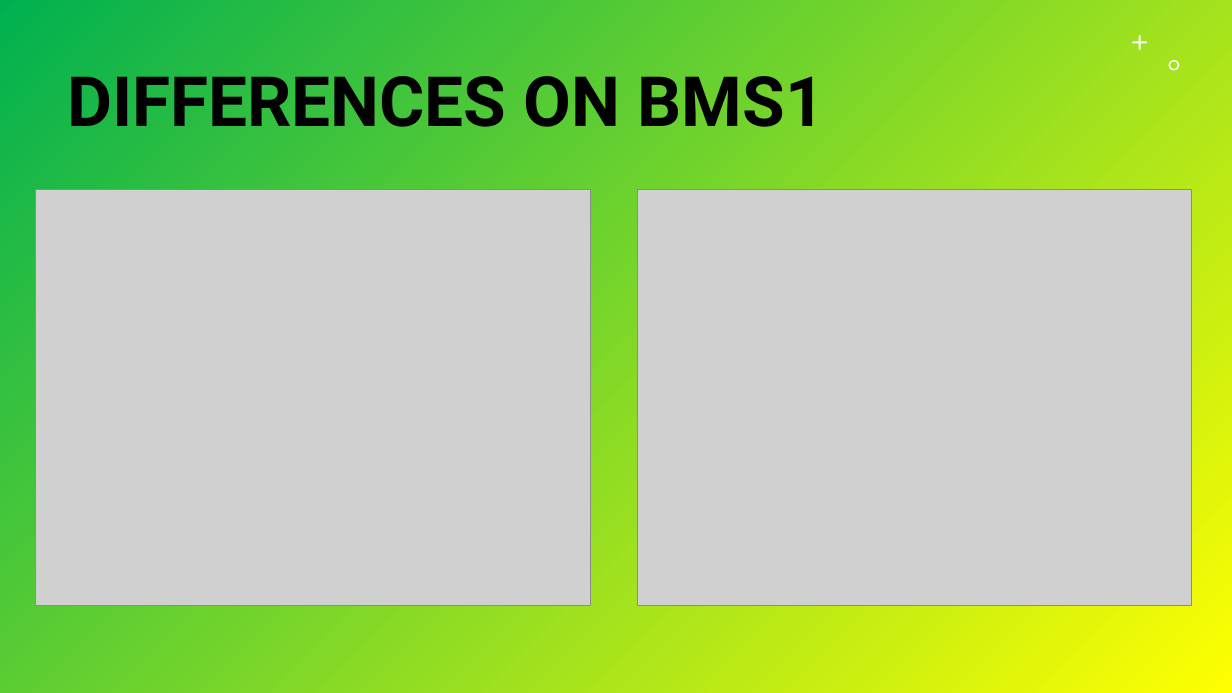
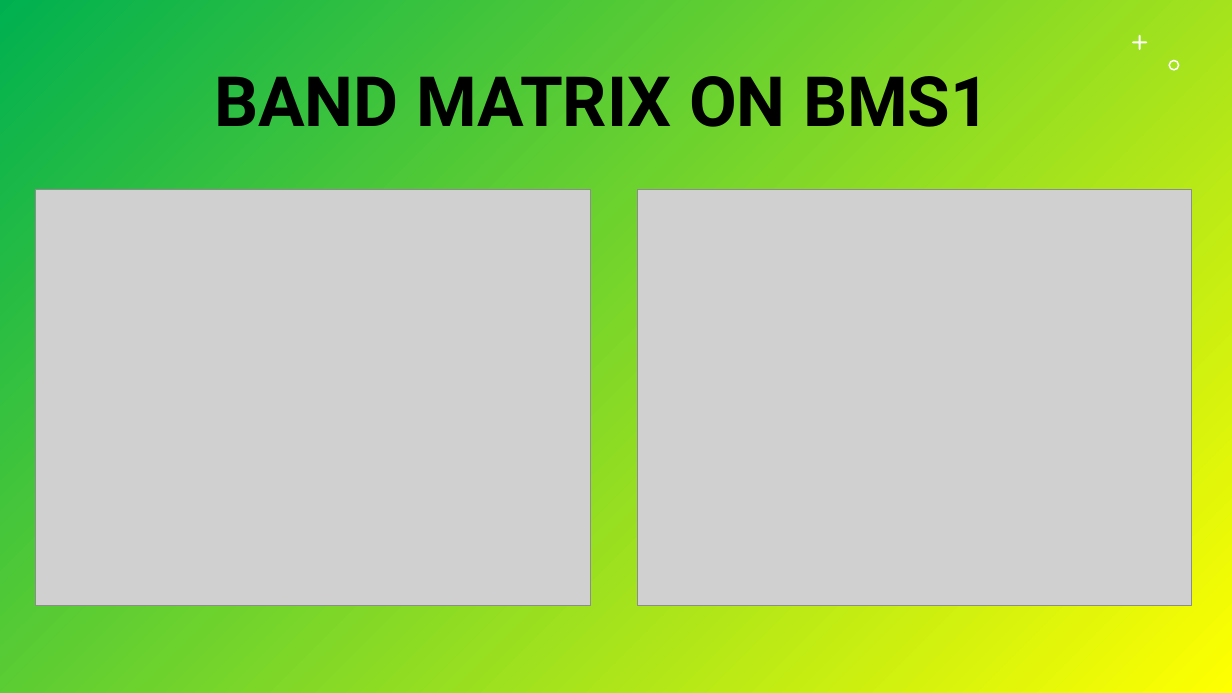
Before and after one commit to Durante94/Data-Protection-Privacy, a slide deck: slide 7 of Presentazione/presentazione.pptx (slide 9 before the commit). Drawn at 1232x693 pixels with LibreOffice and Linux fonts; fonts in the diff are those of the drawing; grey boxes stand for pictures. Boxes give left, top, right and bottom in pixels: in the first picture for what was removed or moved away, otherwise in the second. Text is boxed around its words. In the diff, an @@ line names an element or a change of style, - is before the commit and + after.

```diff
--- a/Presentazione/presentazione.pptx
+++ b/Presentazione/presentazione.pptx
@@ title at <box>214,76,990,127</box>: text changed @@
-DIFFERENCES ON BMS1
+BAND MATRIX ON BMS1
```
Also in this commit, not shown: 12 other slides changed, 3 slides added, 5 slides removed, 1 other file.
